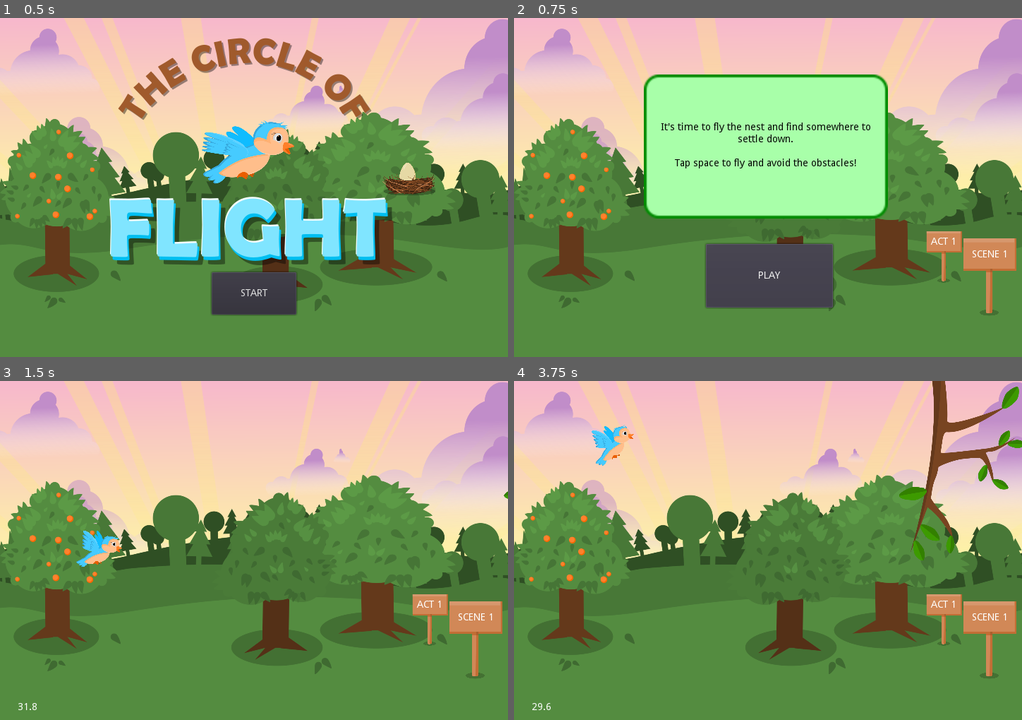
Above: before the commit, frames 1-4 (two rows, left to right).
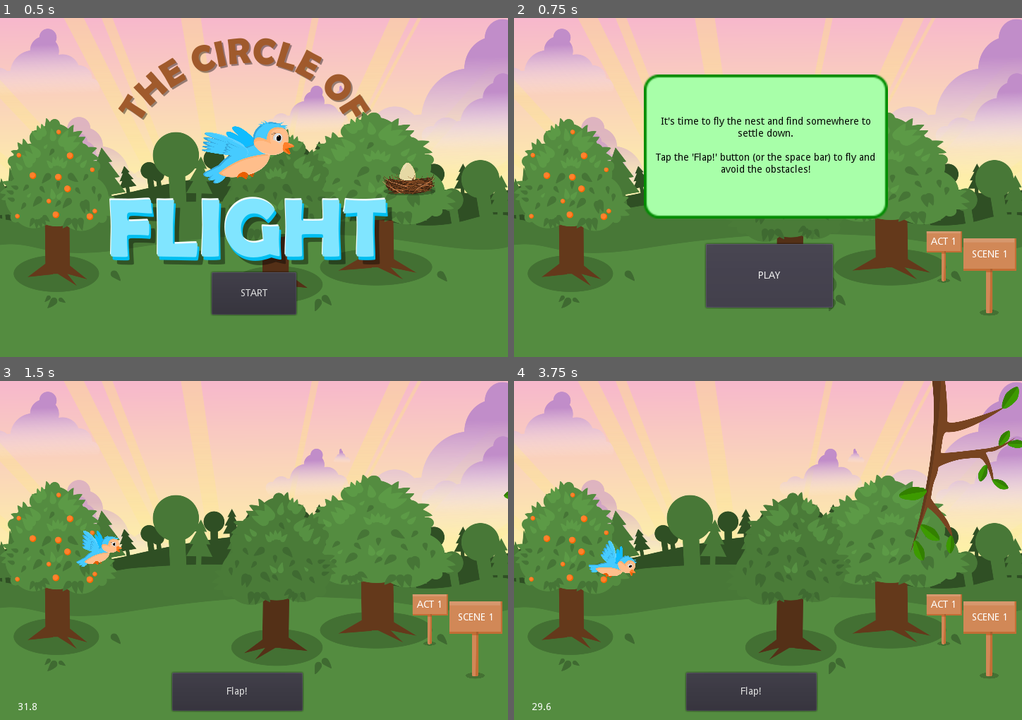
Above: after the commit, the same moments.

Repository: benfernandes/gamejam-august-2020
Game: Godot game, scene res://Main.tscn
Two runs of this game, one before a commit and one after it. Both use one fixed random seed, a clock stepped at 60 frames per second and the inputs below.
Inputs (mouse positions are in pixels of both pictures, inside the frame that each line leads up to):
- Up to frame 1 (0.5 s): no input
- Up to frame 2 (0.75 s): click "START" at 0.5 s
- Up to frame 3 (1.5 s): click "PLAY" at 1.25 s
- Up to frame 4 (3.75 s): click (752, 692) at 2 s, where only the run after the commit has a clickable "Flap!"; move the mouse to (879, 533) at 2.77 s; hold Right (ui_right) 2.78-3.53 s; hold Space (flap) 2.78-3.53 s; click (879, 533) at 2.92 s; move the mouse to (666, 567) at 3.52 s; hold Left (ui_left) from 3.53 s (still down); tap Space (flap) at 3.6 s; click (666, 567) at 3.67 s

Frame 1 is identical in both runs. In frame 2, 1.7% of the frame differs, in the area x 27-71%, y 29-46%; in frame 3, 3.0%; in frame 4, 4.1%, in the area x 14-60%, y 12-98%.

Commit message:
Make the game work on mobile

Diff:
--- a/Main.gd
+++ b/Main.gd
@@ -9,9 +9,9 @@
 var current_act = 1
 var current_game_name
 
-var flappy_text = "It's time to fly the nest and find somewhere to settle down.\n\nTap space to fly and avoid the obstacles!"
+var flappy_text = "It's time to fly the nest and find somewhere to settle down.\n\nTap the 'Flap!' button (or the space bar) to fly and avoid the obstacles!"
 var memory_text = "This place looks nice. Better build a nest!\n\nClick a card to flip it and reveal something you might want for your nest.\n\nFind all the matching pairs within the time limit to win the game!"
-var yeeter_text = "What a lovely nest! Well done. Now time to lay some eggs!\n\nHold space to lay an egg and use the left and right buttons to aim. Release the spacebar to  shoot the egg out.\n\nGet as many eggs as you can into the nest!"
+var yeeter_text = "What a lovely nest! Well done. Now time to lay some eggs!\n\nHold space to lay an egg and use the left and right buttons to aim. Release the spacebar to  shoot the egg out, or use the on-screen controls.\n\nGet as many eggs as you can into the nest!"
 var main_action_button_func = funcref(self, 'start_game')
 
 func _ready():
--- a/flappy-bird/FlappyBird.gd
+++ b/flappy-bird/FlappyBird.gd
@@ -140,3 +140,7 @@
 	timer.set_one_shot(!shouldRepeat)
 	timer.start()
 	return timer
+
+
+func _on_FlapButton_button_down():
+	player.flap()
--- a/flappy-bird/FlappyBird.tscn
+++ b/flappy-bird/FlappyBird.tscn
@@ -42,3 +42,19 @@
 __meta__ = {
 "_edit_use_anchors_": false
 }
+
+[node name="FlapNode" type="Node2D" parent="."]
+z_index = 10
+
+[node name="FlapButton" type="Button" parent="FlapNode"]
+margin_left = 244.194
+margin_top = 412.886
+margin_right = 429.194
+margin_bottom = 466.886
+focus_mode = 0
+enabled_focus_mode = 0
+text = "Flap!"
+__meta__ = {
+"_edit_use_anchors_": false
+}
+[connection signal="button_down" from="FlapNode/FlapButton" to="." method="_on_FlapButton_button_down"]
--- a/flappy-bird/Goal.tscn
+++ b/flappy-bird/Goal.tscn
@@ -10,10 +10,10 @@
 script = ExtResource( 1 )
 
 [node name="Sprite" type="Sprite" parent="."]
-position = Vector2( 873.269, 285.904 )
-scale = Vector2( 0.5, 0.5 )
+position = Vector2( 783.503, 360.323 )
+scale = Vector2( 0.35, 0.35 )
 texture = ExtResource( 2 )
 
 [node name="CollisionShape2D" type="CollisionShape2D" parent="."]
-position = Vector2( 837.531, 239.655 )
+position = Vector2( 755.964, 239.235 )
 shape = SubResource( 1 )
--- a/project.godot
+++ b/project.godot
@@ -31,7 +31,6 @@
 flap={
 "deadzone": 0.5,
 "events": [ Object(InputEventKey,"resource_local_to_scene":false,"resource_name":"","device":0,"alt":false,"shift":false,"control":false,"meta":false,"command":false,"pressed":false,"scancode":32,"unicode":0,"echo":false,"script":null)
-, Object(InputEventMouseButton,"resource_local_to_scene":false,"resource_name":"","device":0,"alt":false,"shift":false,"control":false,"meta":false,"command":false,"button_mask":0,"position":Vector2( 0, 0 ),"global_position":Vector2( 0, 0 ),"factor":1.0,"button_index":1,"pressed":false,"doubleclick":false,"script":null)
  ]
 }
 
Not shown, changed: export_presets.cfg
